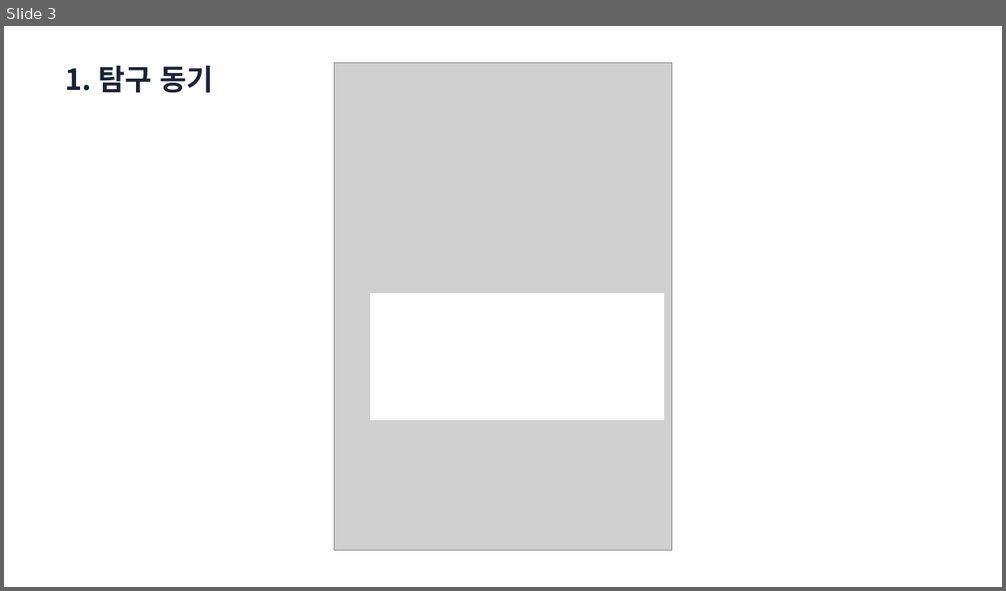
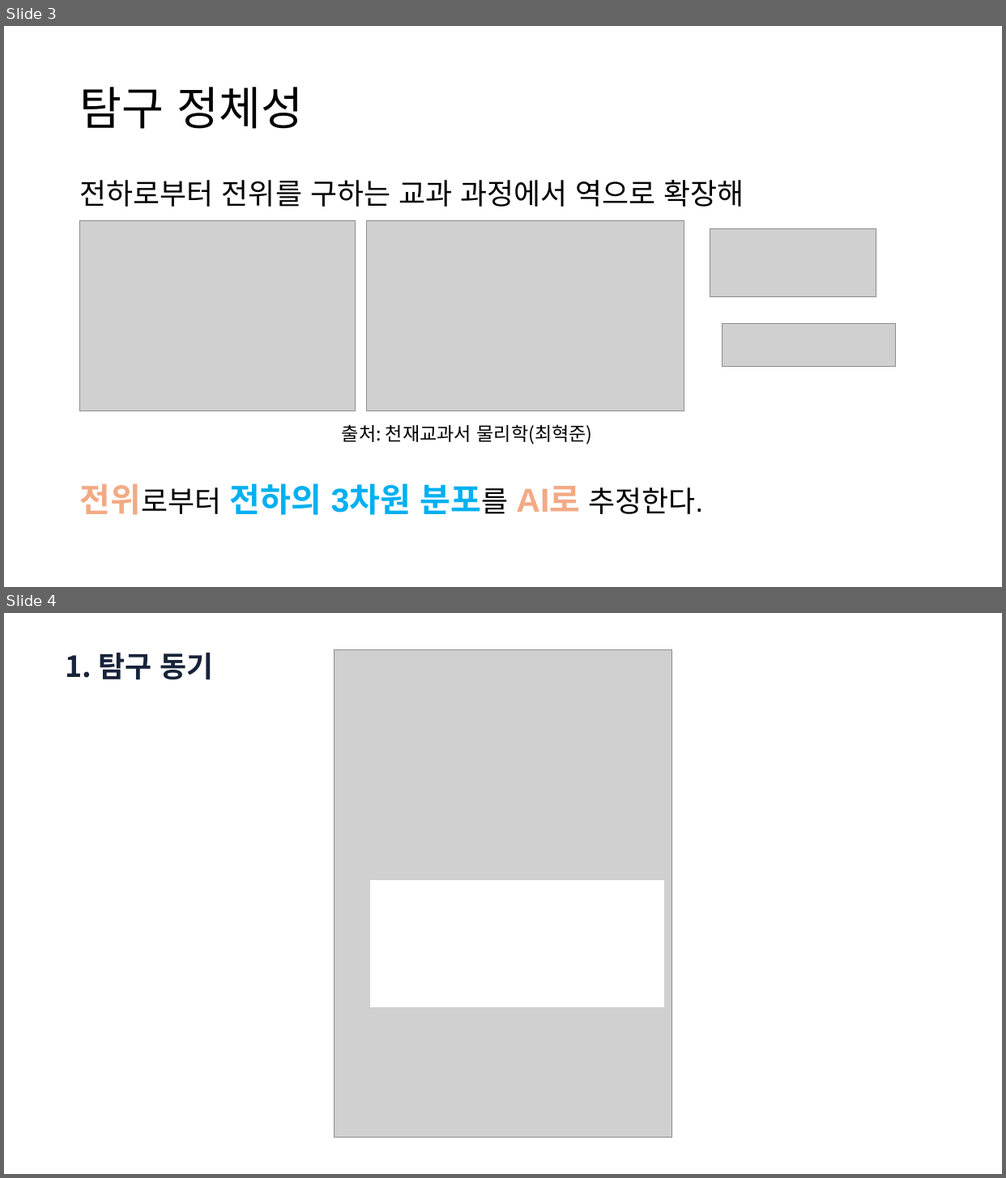
Before and after one commit to ohyunu525/KK-AI, a slide deck: Documents/보고서 파일.pptx. Shown one above the other, each under a label of ours: slide 3 before the commit, slides 3 and 4 after it. The pictures are 1006x591 and 1006x1178 pixels, drawn with LibreOffice and Linux fonts; fonts in the diff are those of the drawing; grey boxes stand for pictures. Boxes give left, top, right and bottom in pixels: in the first picture for what was removed or moved away, otherwise in the second. Text is boxed around its words. In the diff, an @@ line names an element or a change of style, - is before the commit and + after.

```diff
--- a/Documents/보고서 파일.pptx
+++ b/Documents/보고서 파일.pptx
@@ slide 3 added at [4,26,1002,587], background #FFFFFF @@
@@ title added at [80,87,304,129], 44 pt, text #000000 @@
+탐구 정체성
@@ text added at [80,180,744,515], 28 pt, text #000000 @@
+전하로부터 전위를 구하는 교과 과정에서 역으로 확장해
+전위로부터 전하의 3차원 분포를 AI로 추정한다.
@@ picture added at [79,220,355,411] @@
@@ picture added at [366,220,684,411] @@
@@ picture added at [710,228,877,297] @@
@@ picture added at [722,324,895,367] @@
@@ text added at [342,425,593,445], 18 pt, text #000000 @@
+출처: 천재교과서 물리학(최혁준)
@@ what was slide 3 is now slide 4 @@
```
Also in this commit, not shown: 3 slides changed.
